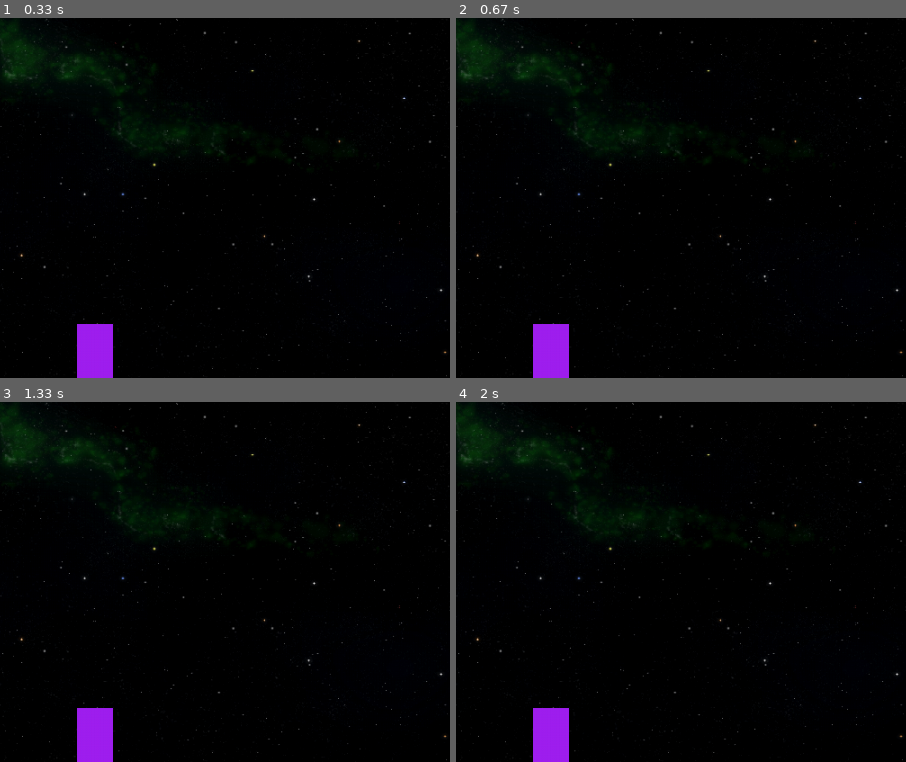
Above: before the commit, frames 1-4 (two rows, left to right).
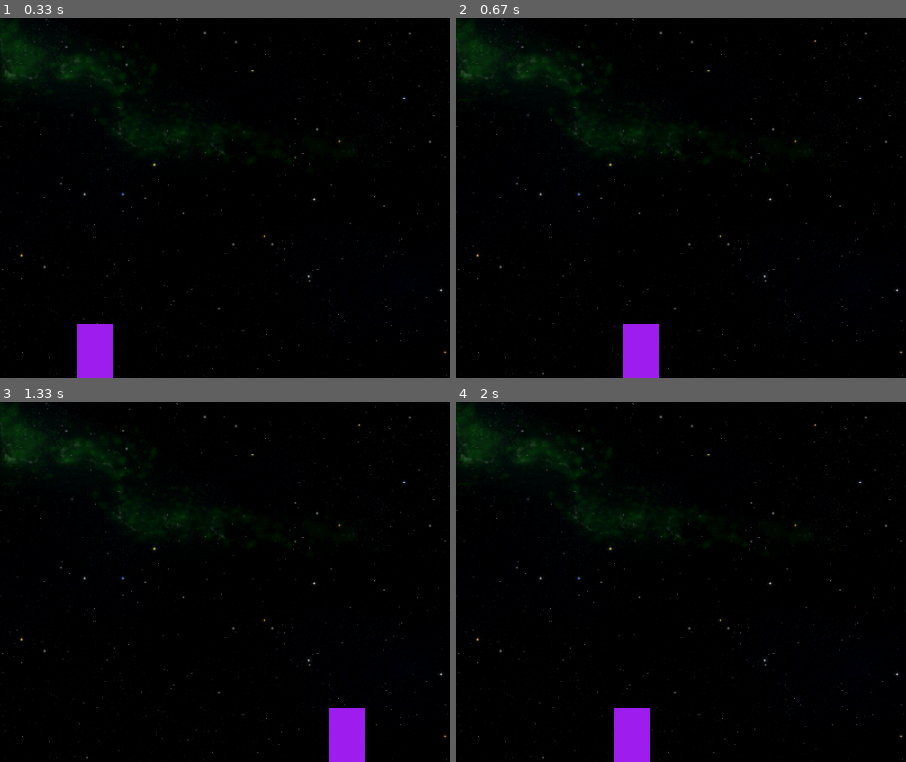
Above: after the commit, the same moments.

Repository: AmirmasoudCS/Pygame-Course
Game: pygame game, started from project_01/main.py
Two runs of this game, one before a commit and one after it. Both use one fixed random seed, a clock stepped at 60 frames per second and the inputs below.
Inputs:
- Up to frame 1 (0.33 s): no input
- Up to frame 2 (0.67 s): hold Right from 0.33 s (still down)
- Up to frame 3 (1.33 s): release Right at 0.8 s; hold Right 0.83-1.3 s
- Up to frame 4 (2 s): hold Left 1.33-1.87 s; hold Left from 1.9 s (still down)
The pictures show only the part of the screen within x 41-91%, y 50-100%; the shares and areas given below are measured in that part.

Frame 1 is identical in both runs. In frame 2, 2.4% of the frame differs, in the area x 17-46%, y 85-100%; in frame 3, 2.4%; in frame 4, 2.4%.

Commit message:
Adding movement to our character

Diff:
--- a/project_01/main.py
+++ b/project_01/main.py
@@ -11,6 +11,8 @@
 
 PLAYER_WIDTH = 40
 PLAYER_HEGIHT = 60
+
+PLAYER_VEL = 5
 
 def draw(player):
     WIN.blit(BG, (0, 0))
@@ -29,6 +31,15 @@
             if event.type == pygame.QUIT:
                 run = False
                 break
+
+        keys = pygame.key.get_pressed()
+
+        if keys[pygame.K_LEFT]:
+            player.x -= PLAYER_VEL
+
+        if keys[pygame.K_RIGHT]:
+            player.x += PLAYER_VEL
+
         draw(player)
 
     pygame.quit()
